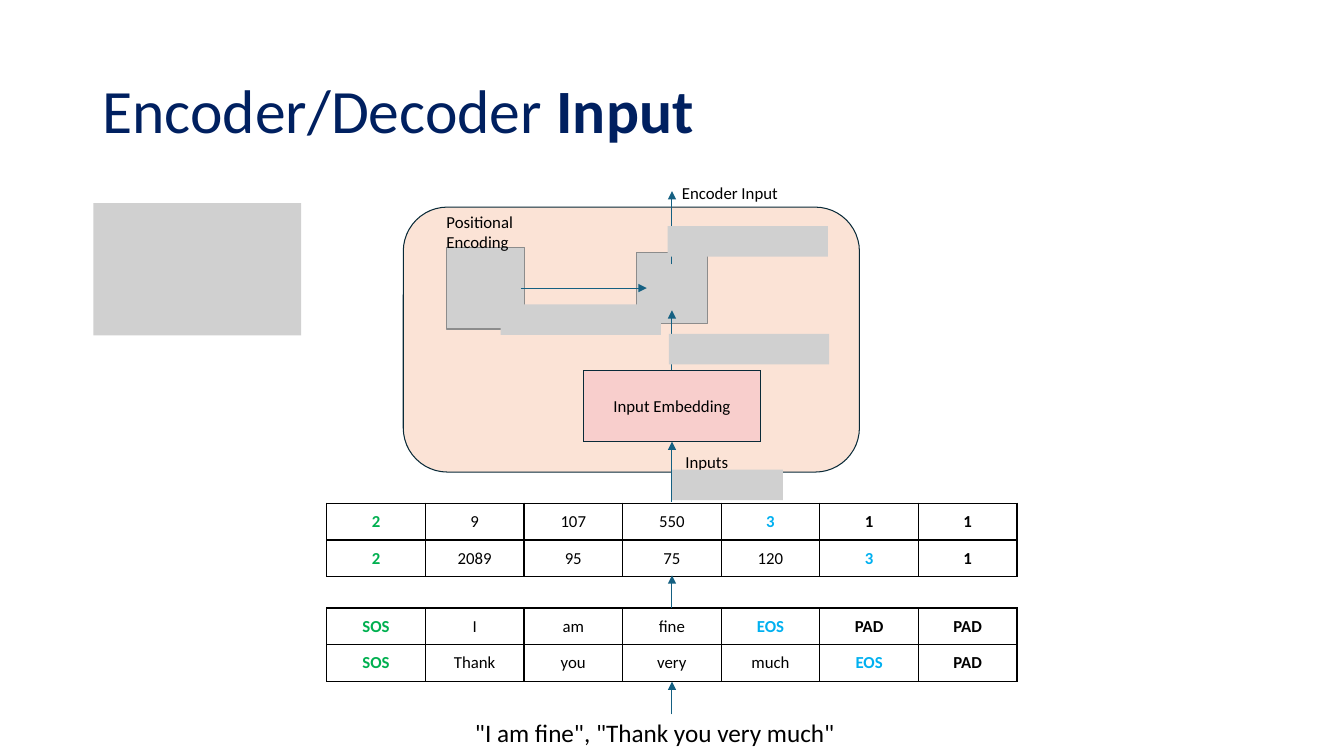
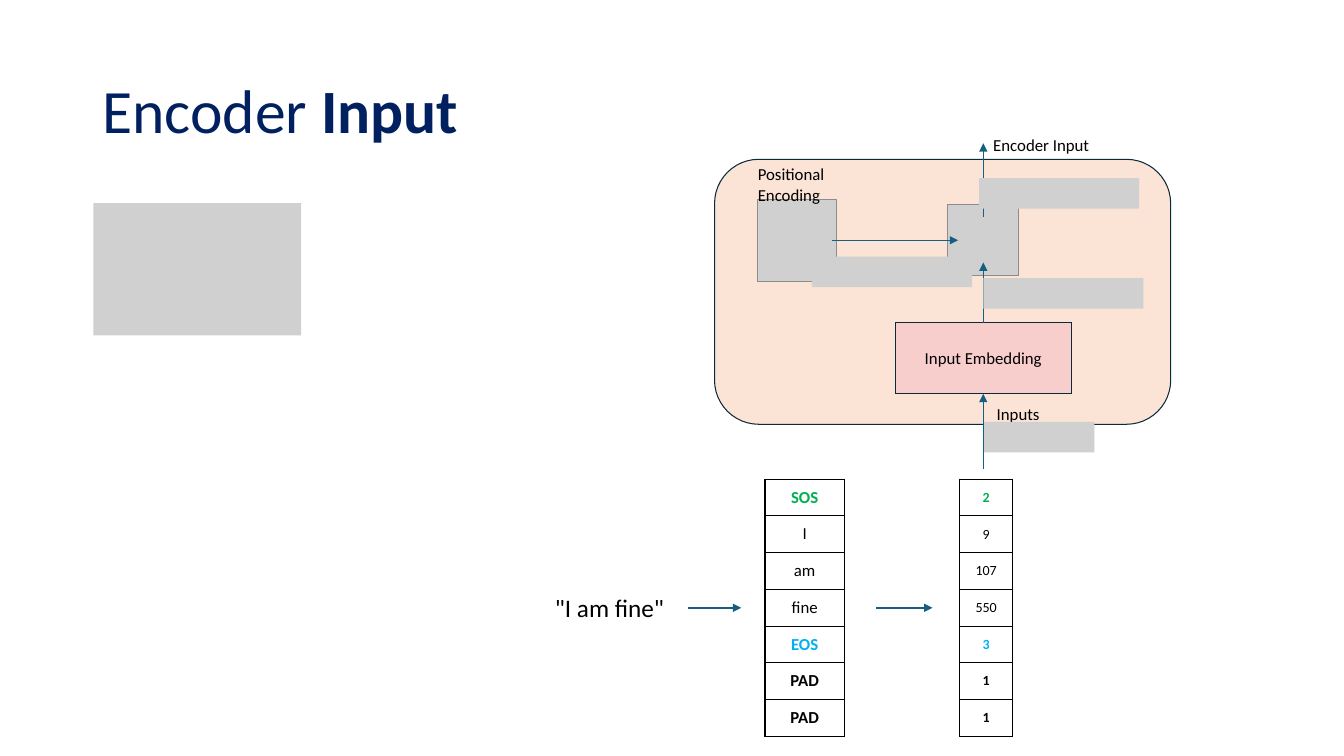
Before and after one commit to tanquangduong/transformer-pt, a slide deck: slide 16 of presentation/Introduction to Transformer.pptx. Drawn at 1344x756 pixels with LibreOffice and Linux fonts; fonts in the diff are those of the drawing; grey boxes stand for pictures. Boxes give left, top, right and bottom in pixels: in the first picture for what was removed or moved away, otherwise in the second. Text is boxed around its words. In the diff, an @@ line names an element or a change of style, - is before the commit and + after.

```diff
--- a/presentation/Introduction to Transformer.pptx
+++ b/presentation/Introduction to Transformer.pptx
@@ title at box(102, 90, 459, 143): text changed @@
-Encoder/Decoder Input
+Encoder Input
@@ 2 pictures, 1 rectangle, 1 text: place and size @@
-2 pictures, 1 rectangle, 1 text at box(447, 187, 777, 442)
+2 pictures, 1 rectangle, 1 text at box(758, 139, 1089, 394)
@@ picture added at box(979, 178, 1139, 209) @@
@@ picture removed at box(667, 226, 828, 256) @@
@@ picture added at box(812, 257, 972, 287) @@
@@ 3 arrows, 2 texts, 1 rounded rectangle: place and size @@
-3 arrows, 2 texts, 1 rounded rectangle at box(403, 192, 860, 473)
+3 arrows, 2 texts, 1 rounded rectangle at box(715, 143, 1172, 424)
@@ picture added at box(984, 278, 1144, 309) @@
@@ picture removed at box(501, 304, 661, 335) @@
@@ picture removed at box(669, 334, 830, 364) @@
@@ arrow moved from (673, 502) - (673, 442) to (984, 469) - (984, 394) @@
@@ picture added at box(984, 422, 1095, 453) @@
@@ picture removed at box(673, 470, 783, 500) @@
@@ table at box(765, 479, 845, 736) @@
-SOS | I | am | fine | EOS | PAD | PAD
-SOS | Thank | you | very | much | EOS | PAD
+SOS
+I
+am
+fine
+EOS
+PAD
+PAD
@@ table: place and size @@
-table at box(327, 608, 1018, 682)
+table at box(765, 479, 845, 736)
@@ table at box(960, 479, 1013, 736) @@
-2 | 9 | 107 | 550 | 3 | 1 | 1
-2 | 2089 | 95 | 75 | 120 | 3 | 1
+2
+9
+107
+550
+3
+1
+1
@@ table: place and size @@
-table at box(327, 503, 1018, 577)
+table at box(960, 479, 1013, 736)
@@ text at box(555, 599, 664, 617): text changed @@
-"I am fine", "Thank you very much"
+"I am fine"
@@ arrow removed from (673, 608) to (673, 576) @@
@@ arrow added from (688, 608) to (741, 608), #156082 1.5 pt @@
@@ arrow added from (876, 608) to (933, 608), #156082 1.5 pt @@
@@ arrow removed from (673, 715) to (673, 682) @@
```
Also in this commit, not shown: 9 other slides changed, 8 slides added, 2 slides removed, 1 other file.
